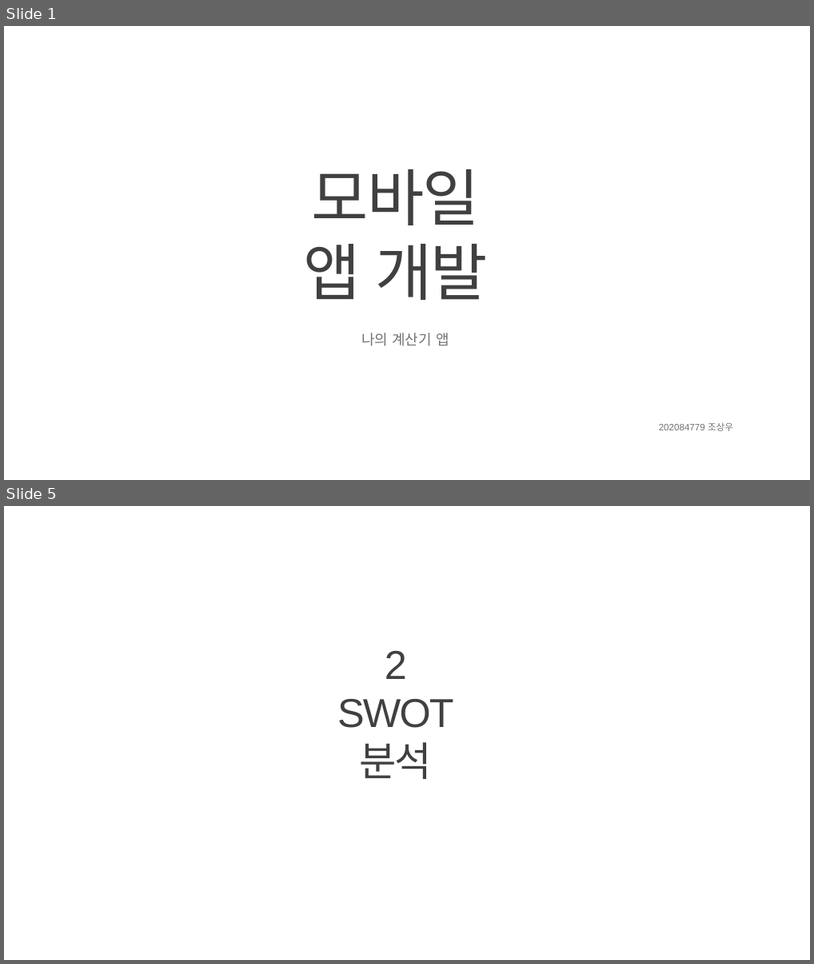
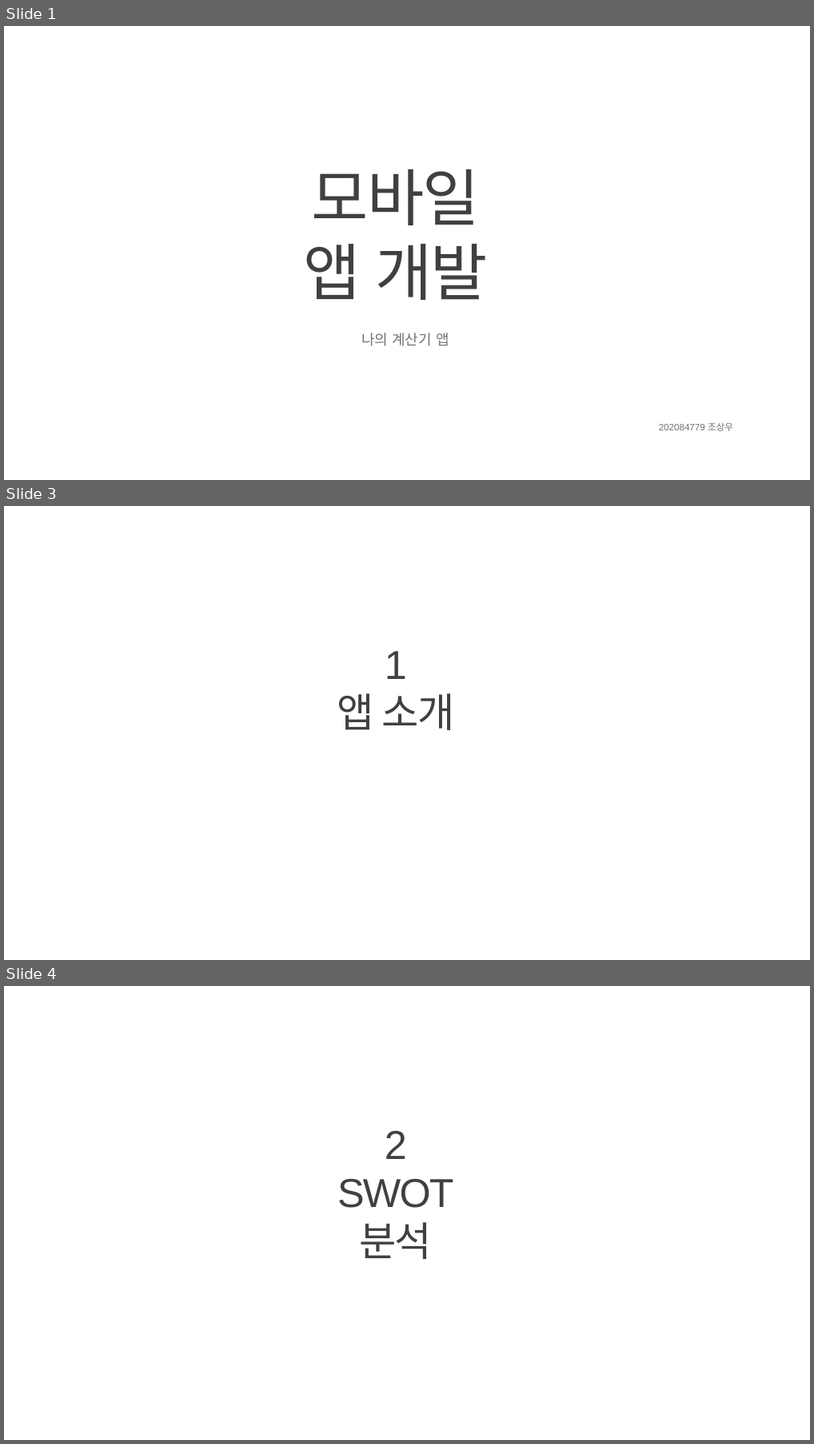
Before and after one commit to 20Sangwoo/-, a slide deck: MyCalc/202084779 조상우.pptx. Shown one above the other, each under a label of ours: slides 1 and 5 before the commit, slides 1, 3 and 4 after it; the slides between them are not shown. The pictures are 814x964 and 814x1444 pixels, drawn with LibreOffice and Linux fonts; fonts in the diff are those of the drawing; background and template pictures are left out. Boxes give left, top, right and bottom in pixels: in the first picture for what was removed or moved away, otherwise in the second. Text is boxed around its words. In the diff, an @@ line names an element or a change of style, - is before the commit and + after.

```diff
--- a/MyCalc/202084779 조상우.pptx
+++ b/MyCalc/202084779 조상우.pptx
@@ slide 3 added at (4, 506, 810, 960), background picture (left out) @@
@@ text added at (337, 651, 455, 730), 48 pt, text #404040 @@
+1
+앱 소개
@@ what was slide 5 is now slide 4 @@
```
Also in this commit, not shown: 2 slides changed, 1 slide removed.
